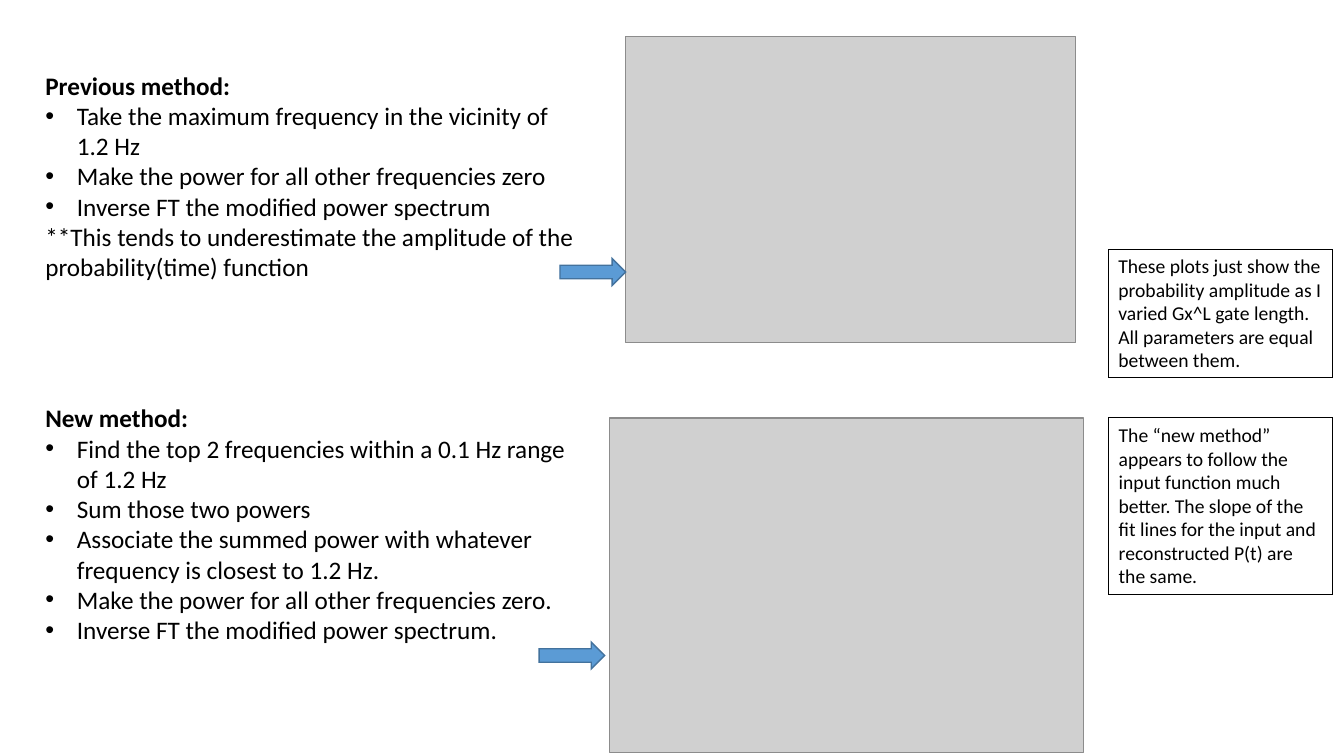
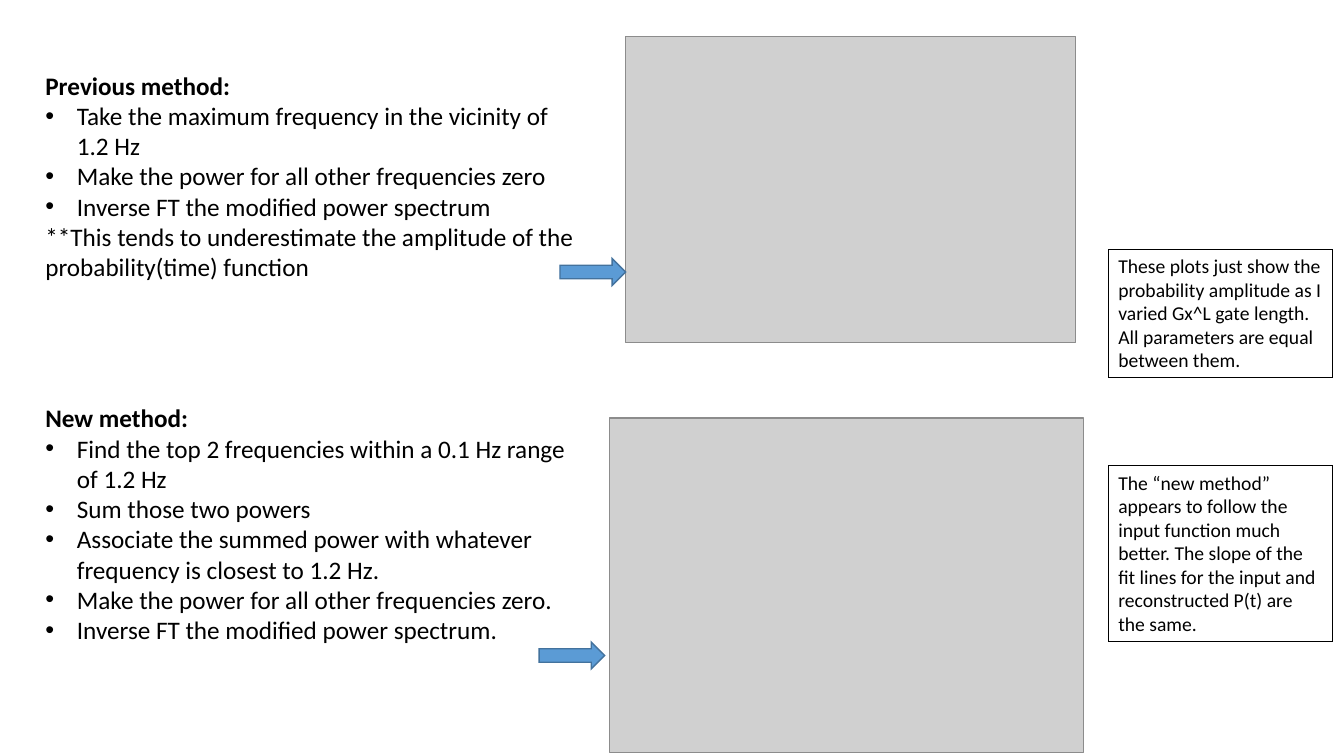
Before and after one commit to garretts-hub/GST_Work, a slide deck: slide 1 of Modified IDCT input.pptx. Drawn at 1344x756 pixels with LibreOffice and Linux fonts; fonts in the diff are those of the drawing; grey boxes stand for pictures. Boxes give left, top, right and bottom in pixels: in the first picture for what was removed or moved away, otherwise in the second. Text is boxed around its words. In the diff, an @@ line names an element or a change of style, - is before the commit and + after.

```diff
--- a/Modified IDCT input.pptx
+++ b/Modified IDCT input.pptx
@@ rectangle "The “new method” appears to ...": place and size @@
-rectangle "The “new method” appears to ..." at [1109, 418, 1333, 595]
+rectangle "The “new method” appears to ..." at [1109, 466, 1333, 642]
```
Also in this commit, not shown: 1 other slide changed, 1 slide added, 3 other files.
